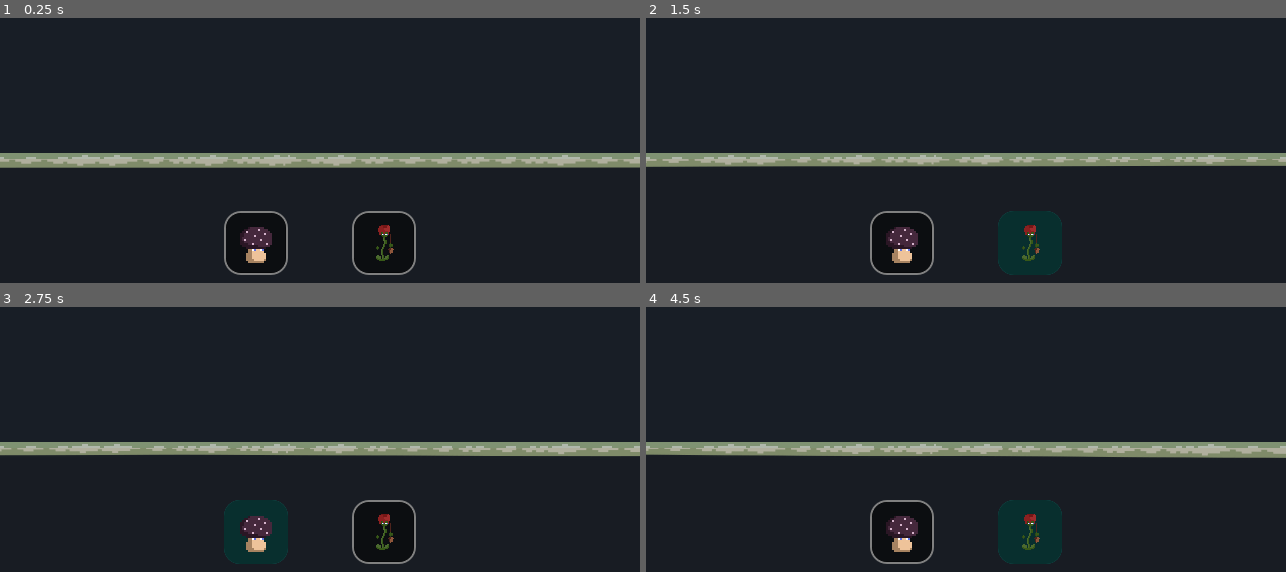
Above: before the commit, frames 1-4 (two rows, left to right).
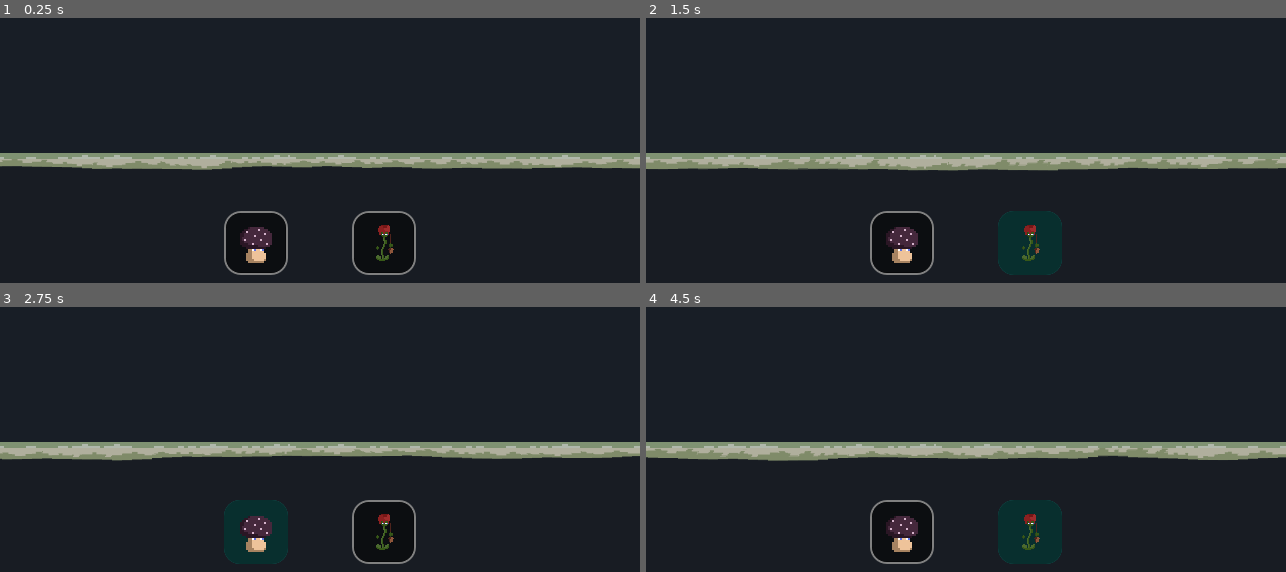
Above: after the commit, the same moments.

Repository: Ieida/godot-wild-jam-79
Game: Godot game, scene res://game/game.tscn
Same seed, same stepped clock (60 frames per second), same inputs: the game is played once before the commit and once after it. The engine's default icon, where the game draws it, is replaced by a stand-in: a white triangle on a blue panel in a dark square.
Inputs (mouse positions are in pixels of both pictures, inside the frame that each line leads up to):
- Up to frame 1 (0.25 s): no input
- Up to frame 2 (1.5 s): click (902, 243) at 0.5 s; click (1030, 243) at 1.25 s
- Up to frame 3 (2.75 s): click (256, 532) at 2 s
- Up to frame 4 (4.5 s): click (1030, 532) at 2.75 s; click (902, 532) at 3.5 s; click (1030, 532) at 4.25 s

The runs differ from the first frame. In frame 1, 0.9% of the frame differs, in the area x 0-100%, y 53-58%; in frame 2, 2.1%; in frame 3, 2.0%; in frame 4, 1.9%.

Commit message:
improvements

Diff:
--- a/levels/prototype_level/prototype_level.tscn
+++ b/levels/prototype_level/prototype_level.tscn
@@ -30,12 +30,13 @@
 
 [sub_resource type="ShaderMaterial" id="ShaderMaterial_4haeq"]
 shader = ExtResource("4_jqx64")
+shader_parameter/pixel_size = 128.0
 shader_parameter/color = Color(1, 0.952, 0.92, 1)
 shader_parameter/noise = SubResource("NoiseTexture2D_4haeq")
 shader_parameter/speed = Vector2(0.03, 0.07)
 shader_parameter/wave_strength = 1.0
 shader_parameter/y_scale = 2.0
-shader_parameter/y_zoom = 1.61051
+shader_parameter/y_zoom = 3.45227
 
 [sub_resource type="GDScript" id="GDScript_3grcs"]
 resource_name = "water"
--- a/shaders/water.gdshader
+++ b/shaders/water.gdshader
@@ -1,6 +1,7 @@
 shader_type canvas_item;
 
 uniform sampler2D screen_texture: hint_screen_texture;
+uniform float pixel_size = 128.;
 uniform vec4 color: source_color = vec4(1.);
 uniform sampler2D noise: repeat_enable;
 uniform vec2 speed = vec2(0.03, 0.07);
@@ -9,12 +10,19 @@
 uniform float y_zoom;
 
 void fragment() {
-	vec2 uv = UV * speed * TIME;
+	// Pixelate UV
+	vec2 uv = UV * pixel_size;
+	uv = floor(uv);
+	uv /= pixel_size;
+
+	float time = mod(((TIME / 128.) * 128.), 128.);
+	uv = uv + (speed * time);
 
 	vec2 _noise = texture(noise, uv).rg;
 
 	float uv_height = SCREEN_PIXEL_SIZE.y / TEXTURE_PIXEL_SIZE.y;
 	vec2 reflected_uv = vec2(SCREEN_UV.x, SCREEN_UV.y - (uv_height * UV.y * y_scale * y_zoom));
+
 	vec4 waves = texture(screen_texture, reflected_uv + _noise * y_zoom * (wave_strength / 100.0));
 	COLOR = waves * color;
 }
